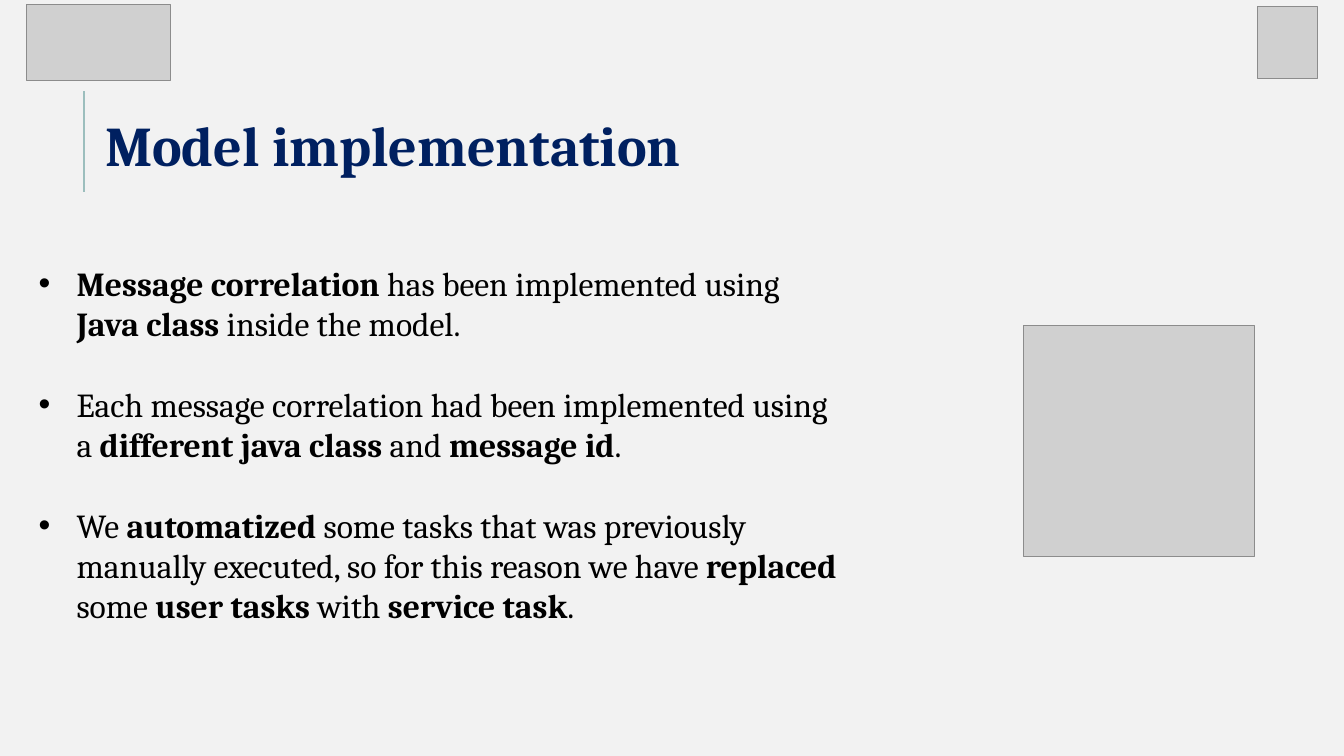
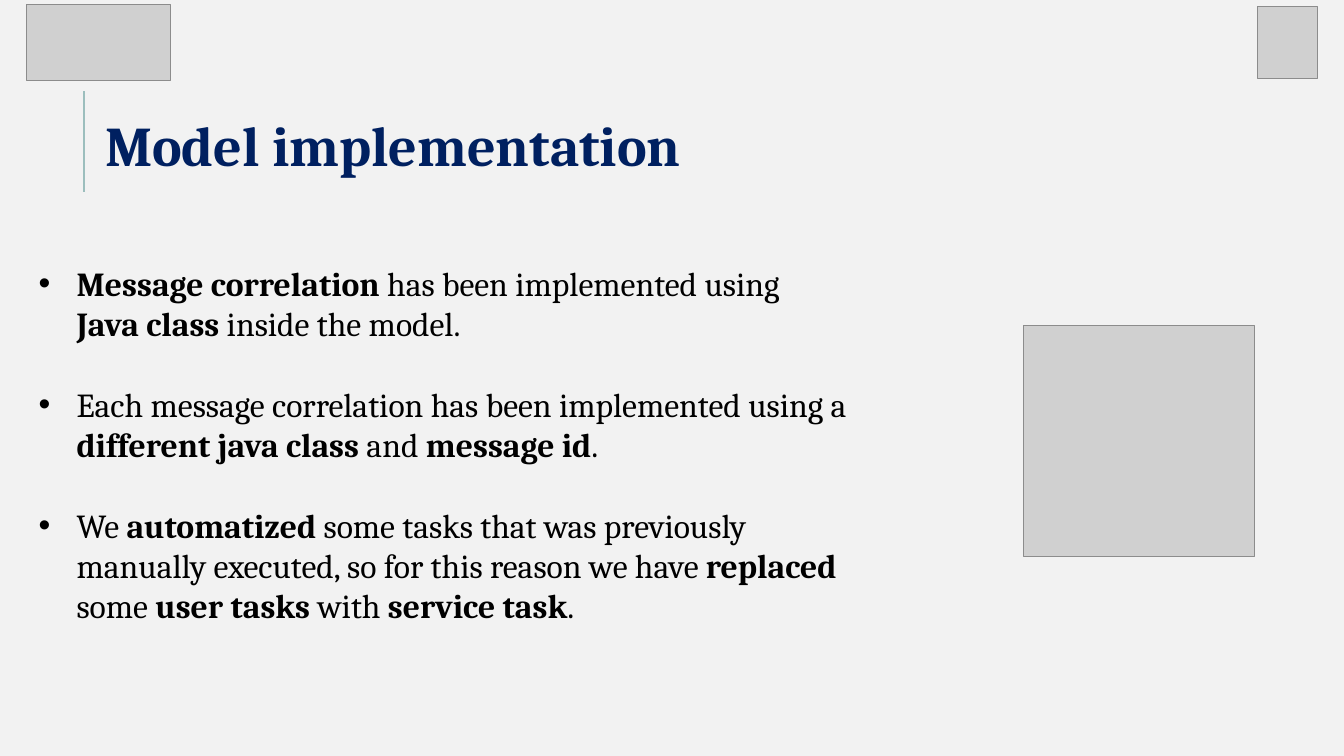
Before and after one commit to Matteoa99/ESI_project, a slide deck: slide 4 of ESI_presentation.pptx. Drawn at 1344x756 pixels with LibreOffice and Linux fonts; fonts in the diff are those of the drawing; grey boxes stand for pictures. Boxes give left, top, right and bottom in pixels: in the first picture for what was removed or moved away, otherwise in the second. Text is boxed around its words. In the diff, an @@ line names an element or a change of style, - is before the commit and + after.

```diff
--- a/ESI_presentation.pptx
+++ b/ESI_presentation.pptx
@@ text at bbox=[77, 393, 847, 465]: text changed @@
-• Each message correlation had been implemented using a different java class and message id.
+• Each message correlation has been implemented using a different java class and message id.
```
Also in this commit, not shown: 2 other slides changed, 5 other files.
